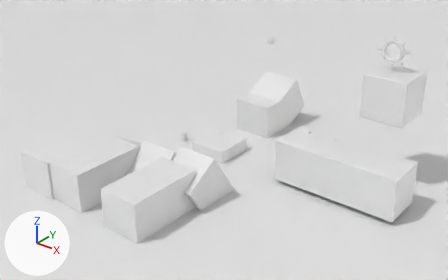
The Blender file engine/models/fakelevel.blend as it was, and as the next commit left it.
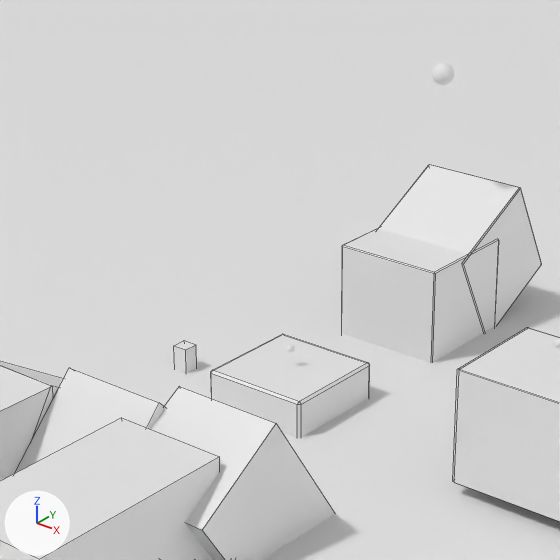
There are two pictures of each version: one whole from a 50 mm camera at (89.2, -109.7, 73.2) aimed at (9.2, -9.6, 11.2), one close up on the part from 27% to 69% of the width and 5% to 73% of the height. Arrows for +X, +Y and +Z are at lower left; the lights stay in place. The close-ups show mesh edges as thin lines.

The older version as bpy lines, for what is in view:
```python
me_cube_001 = bpy.data.meshes.new('Cube.001')
me_cube_001.from_pydata(...)  # 24 vertices, 26 faces; spans x -1.0..1.0, y -1.0..1.0, z -1.0..1.0
me_cube_002 = bpy.data.meshes.new('Cube.002')
me_cube_002.from_pydata(...)  # 24 vertices, 26 faces; spans x -1.0..1.0, y -1.0..1.0, z -1.0..1.0
ob_cube_001 = bpy.data.objects.new('Cube.001', me_cube_001)
ob_cube_001.location = (0.0, 0.0, 0.0)
ob_cube_001.scale = (4.93, 4.93, 4.93)
ob_cube_002 = bpy.data.objects.new('Cube.002', me_cube_002)
ob_cube_002.location = (34.63, 0.2, 7.62)
ob_cube_002.scale = (14.6, 4.93, 4.93)
ob_simplebox = bpy.data.objects.new('SimpleBox', None)
ob_simplebox.location = (0.0, 18.91, 5.23)
ob_simplebox.scale = (5.18, 5.18, 5.18)
ob_simplebox.instance_type = 'COLLECTION'
ob_simplebox.instance_collection = col_simplebox
# also in view: 'PhysCube5' at (0.5, -18.5, 2.1); 'Cube.005' at (-9.4, -32.1, 5.8); 'Cube.003' at (-11.4, -0.9, 2.1); 'PhysCube3' at (8.0, -32.6, 5.8); 'PhysCube5.001' at (9.9, -18.7, 2.1)
```
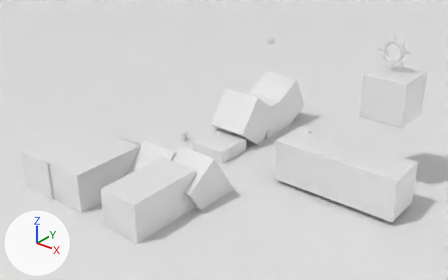
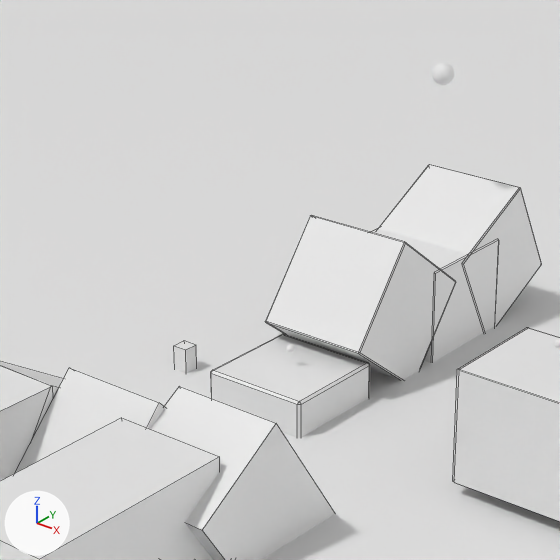
Boxes (x1, y1, x2, y2) around the edits, measured in the close-ups (560 x 560 px):
```json
{"object": "SimpleBox.002", "change": "added", "after": [266, 215, 455, 380]}
{"object": "SimpleBox", "change": "unchanged, covered by the edit", "before": [341, 228, 499, 363], "after": [372, 228, 499, 363]}
```

Edits to the scene script, one JSON object a line:
```json
{"op": "add", "block": "ob_simplebox_002", "code": ["ob_simplebox_002 = bpy.data.objects.new('SimpleBox.002', None)", "ob_simplebox_002.location = (0.0, 10.02, 7.54)", "ob_simplebox_002.rotation_euler = (-0.664, 0.0, 0.0)  # degrees (-38, 0, 0)", "ob_simplebox_002.scale = (5.18, 5.18, 5.18)", "ob_simplebox_002.instance_type = 'COLLECTION'", "ob_simplebox_002.instance_collection = col_simplebox"]}
```
